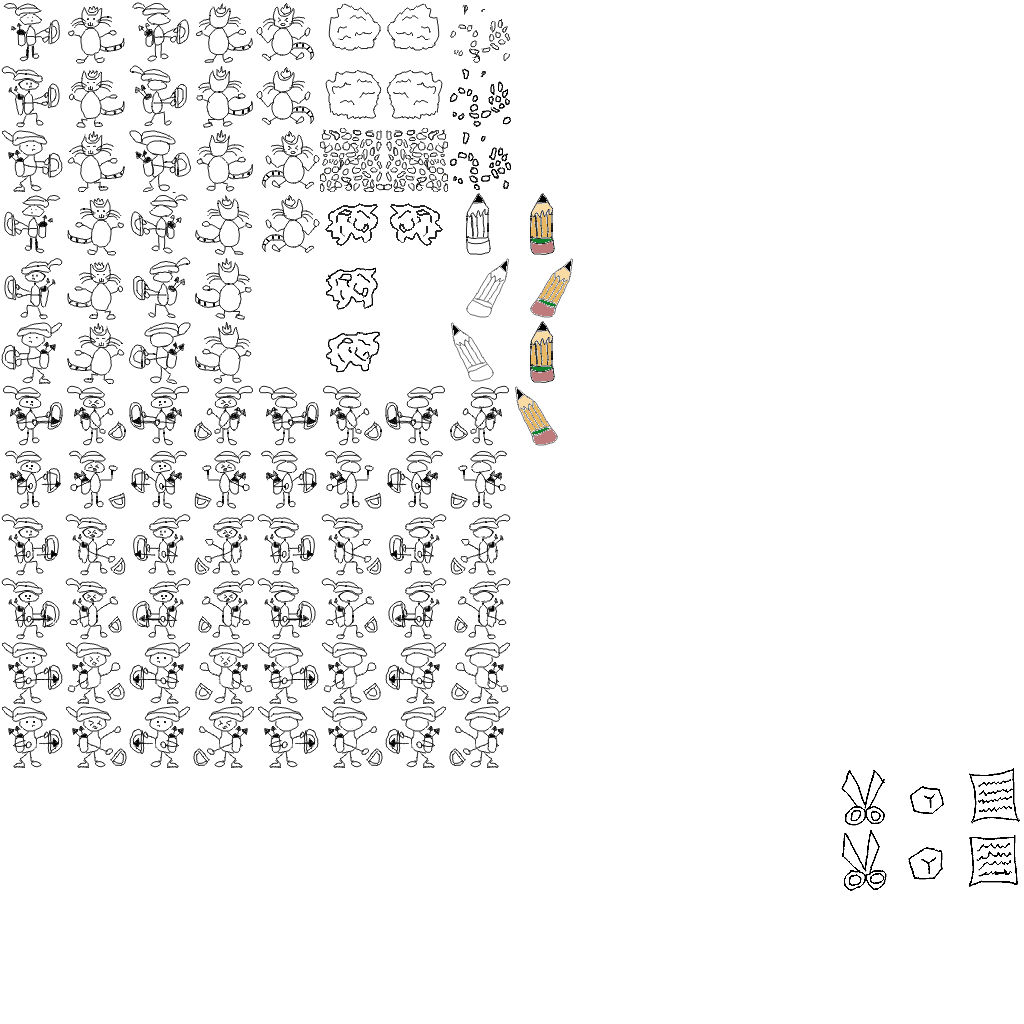
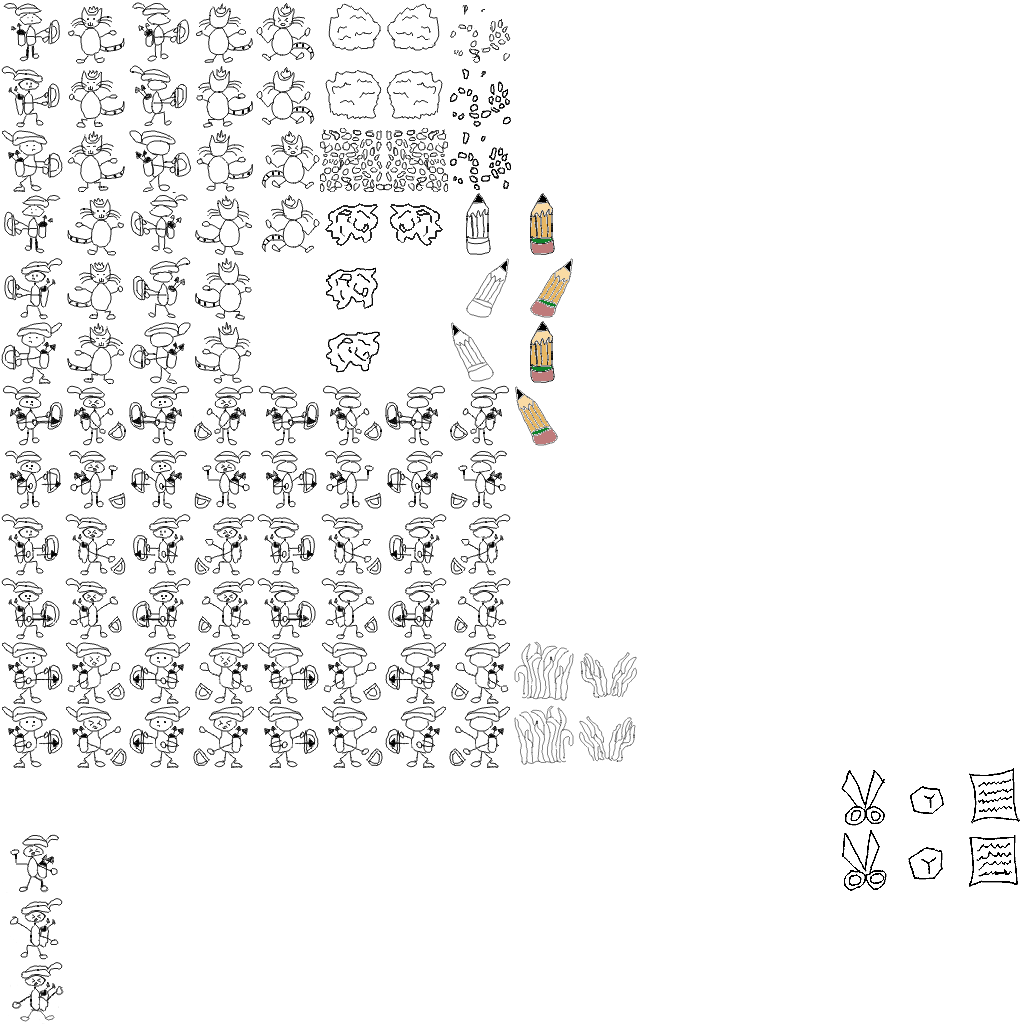
Layered file, before and after one edit (1024 × 1024). Changes by layer:
painted on "Draw_Layer" over [6, 641, 637, 1024]
